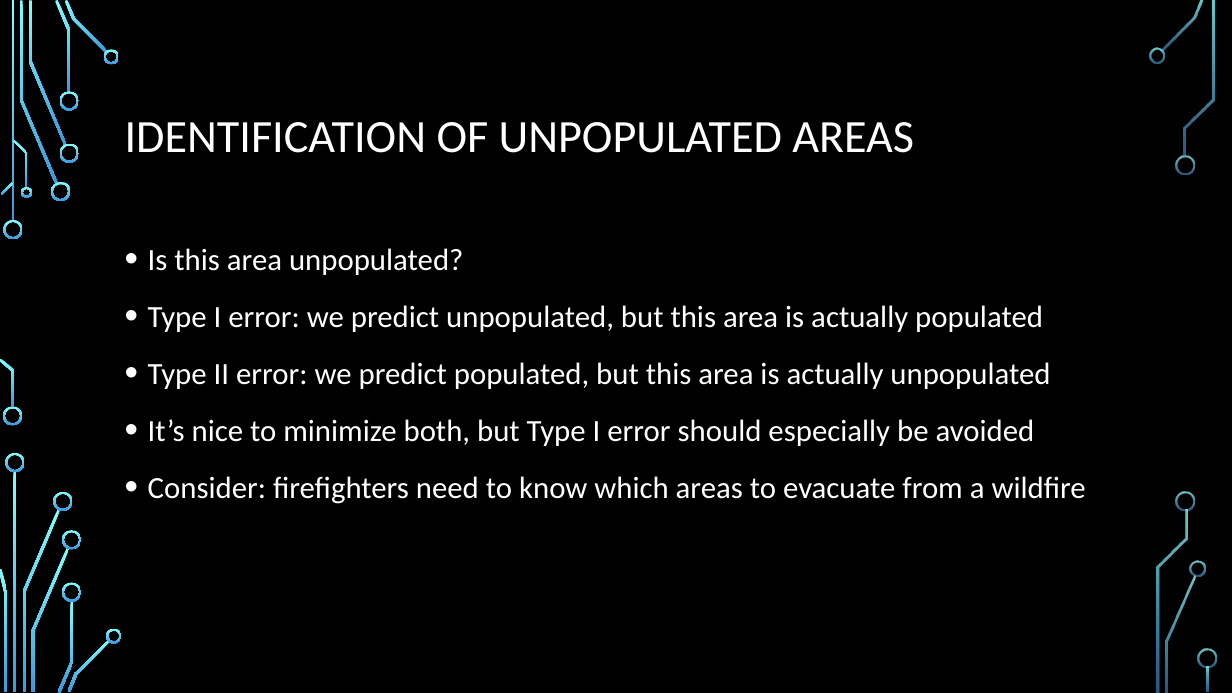
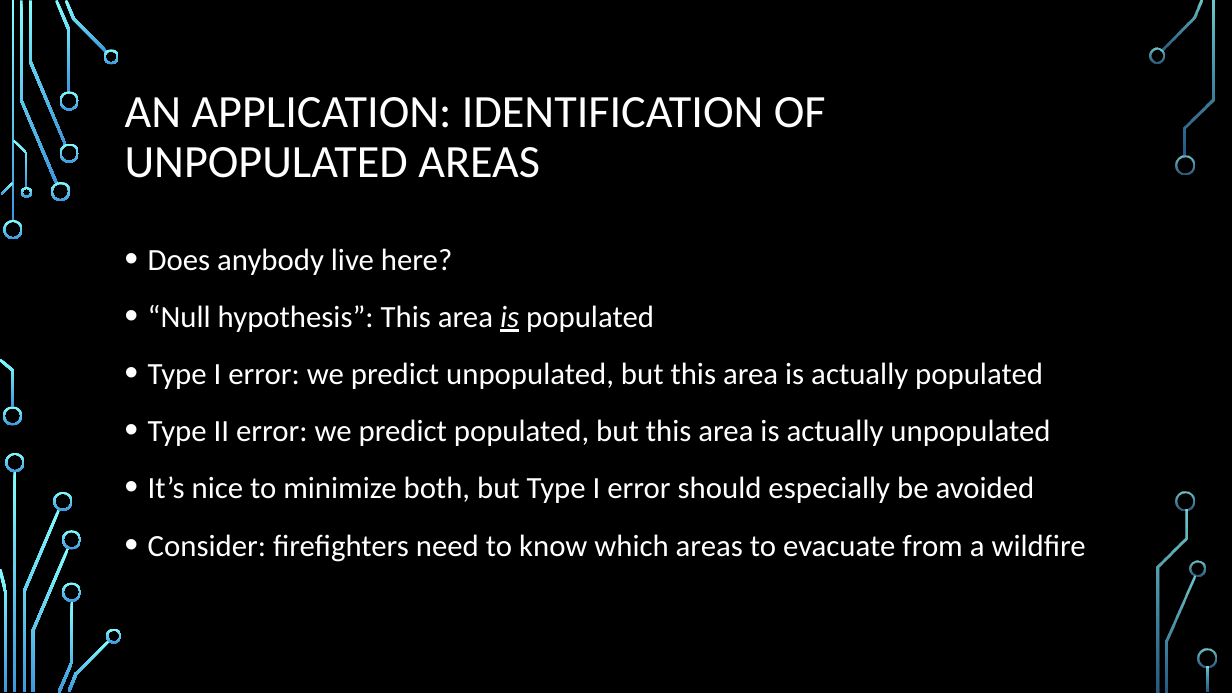
Before and after one commit to hpincket/satpop, a slide deck: slide 14 of satpop.pptx (slide 13 before the commit). Drawn at 1232x693 pixels with LibreOffice and Linux fonts; fonts in the diff are those of the drawing; background and template pictures are left out. Boxes give left, top, right and bottom in pixels: in the first picture for what was removed or moved away, otherwise in the second. Text is boxed around its words. In the diff, an @@ line names an element or a change of style, - is before the commit and + after.

```diff
--- a/satpop.pptx
+++ b/satpop.pptx
@@ title at bbox=[125, 97, 826, 178]: text changed @@
-IDENTIFICATION OF UNPOPULATED AREAS
+AN APPLICATION: IDENTIFICATION OF UNPOPULATED AREAS
@@ text at bbox=[148, 248, 654, 332]: text changed @@
-• Is this area unpopulated?
+• Does anybody live here?
+• “Null hypothesis”: This area is populated
```
Also in this commit, not shown: 8 other slides changed, 3 slides added, 1 slide removed, 1 other file.
